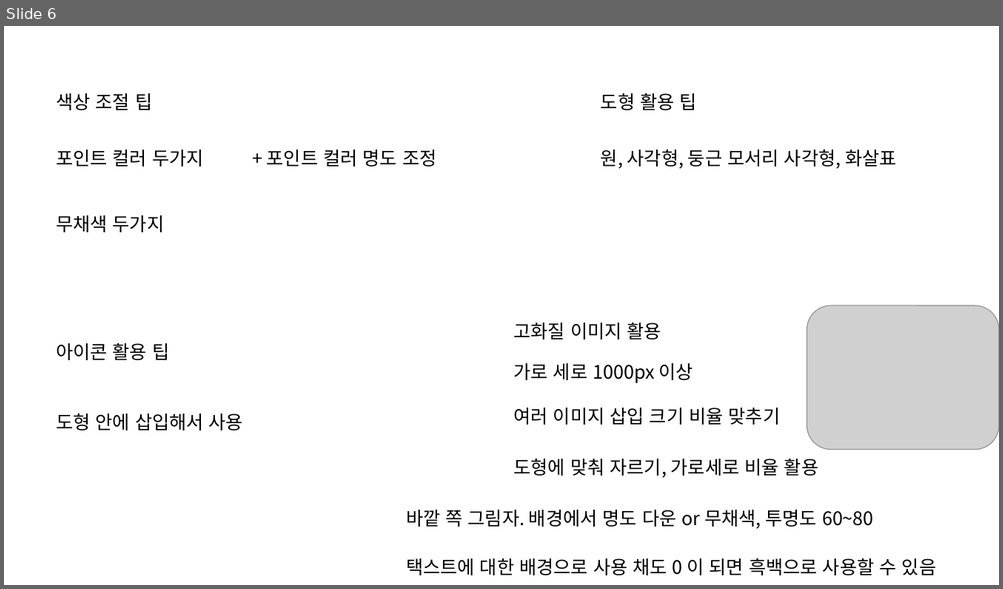
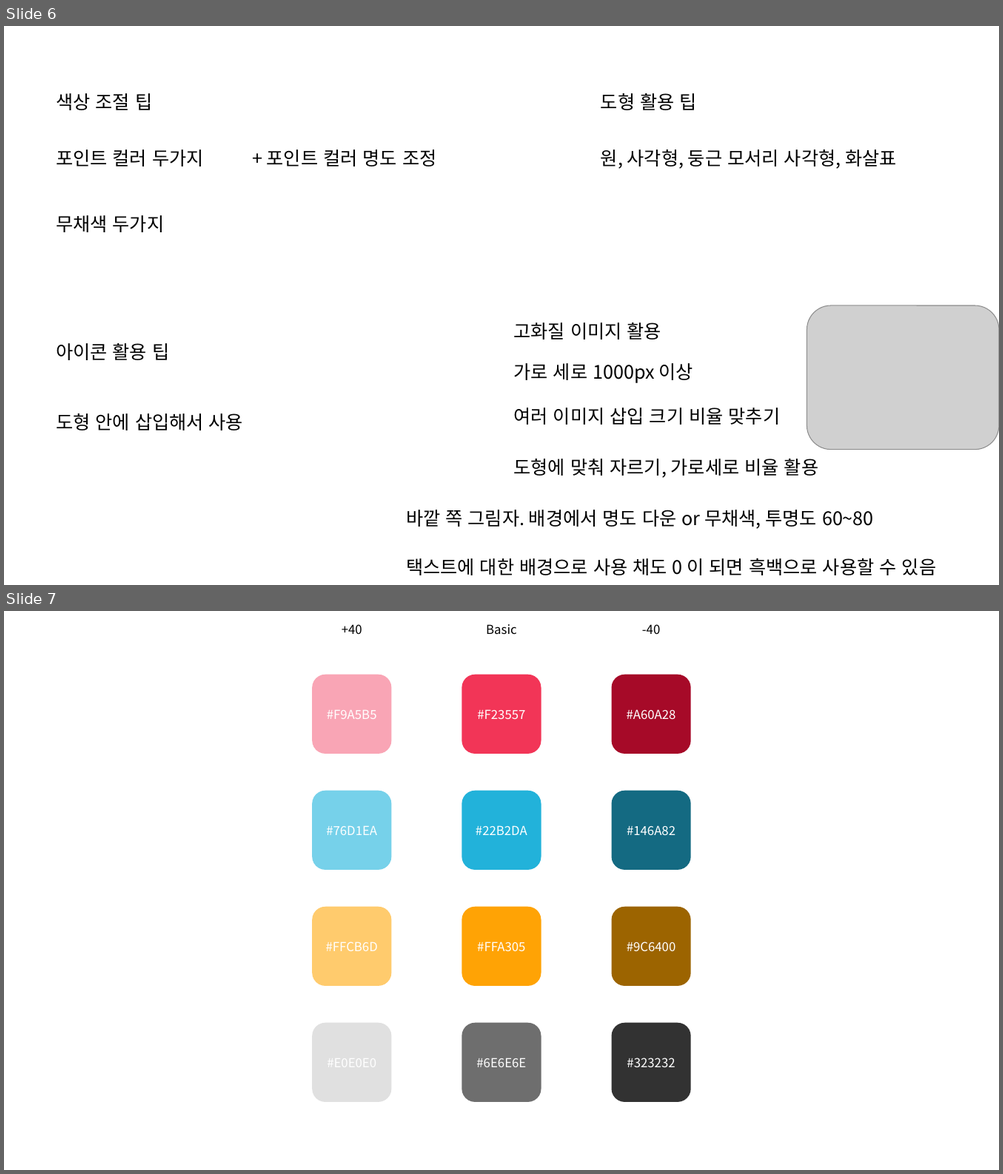
Before and after one commit to sdjhs0327/ws_fn, a slide deck: data/장표디자인팁.pptx. Shown one above the other, each under a label of ours: slide 6 before the commit, slides 6 and 7 after it. The pictures are 1003x589 and 1003x1174 pixels, drawn with LibreOffice and Linux fonts; fonts in the diff are those of the drawing; grey boxes stand for pictures. Boxes give left, top, right and bottom in pixels: in the first picture for what was removed or moved away, otherwise in the second. Text is boxed around its words. In the diff, an @@ line names an element or a change of style, - is before the commit and + after.

```diff
--- a/data/장표디자인팁.pptx
+++ b/data/장표디자인팁.pptx
@@ slide 7 added at <box>4,611,999,1170</box>, background #FFFFFF @@
@@ text added at <box>341,624,362,634</box>, 12 pt, text #000000 @@
++40
@@ text added at <box>486,624,516,635</box>, 12 pt, text #000000 @@
+Basic
@@ text added at <box>642,624,660,634</box>, 12 pt, text #000000 @@
+-40
@@ rounded rectangle added at <box>312,675,391,754</box>, fill #F9A5B5, 12 pt, text #FFFFFF @@
+#F9A5B5
@@ rounded rectangle added at <box>461,675,540,754</box>, fill #F23557, 12 pt, text #FFFFFF @@
+#F23557
@@ rounded rectangle added at <box>612,675,691,754</box>, fill #A60A28, 12 pt, text #FFFFFF @@
+#A60A28
@@ rounded rectangle added at <box>312,791,391,870</box>, fill #76D1EA, 12 pt, text #FFFFFF @@
+#76D1EA
@@ rounded rectangle added at <box>461,791,540,870</box>, fill #22B2DA, 12 pt, text #FFFFFF @@
+#22B2DA
@@ rounded rectangle added at <box>612,791,691,870</box>, fill #146A82, 12 pt, text #FFFFFF @@
+#146A82
@@ rounded rectangle added at <box>312,907,391,986</box>, fill #FFCB6D, 12 pt, text #FFFFFF @@
+#FFCB6D
@@ rounded rectangle added at <box>461,907,540,986</box>, fill #FFA305, 12 pt, text #FFFFFF @@
+#FFA305
@@ rounded rectangle added at <box>612,907,691,986</box>, fill #9C6400, 12 pt, text #FFFFFF @@
+#9C6400
@@ rounded rectangle added at <box>312,1023,391,1102</box>, fill #E0E0E0 @@
@@ rounded rectangle added at <box>461,1023,540,1102</box>, fill #6E6E6E, 12 pt, text #FFFFFF @@
+#6E6E6E
@@ rounded rectangle added at <box>612,1023,691,1102</box>, fill #323232, 12 pt, text #FFFFFF @@
+#323232
```
Also in this commit, not shown: 4 slides changed, 3 other files.
